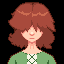
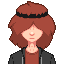
Layered file, before and after one edit (64×64). Changes by layer:
added layer "Layer2" above "Layer 13" over 8, 1, 56, 64
hid "forest shirt" over 7, 51, 57, 64
hid "forest hair" over 8, 2, 56, 49
removed layer "base" over 8, 11, 56, 64
added layer "Layer1" over 8, 11, 56, 64
